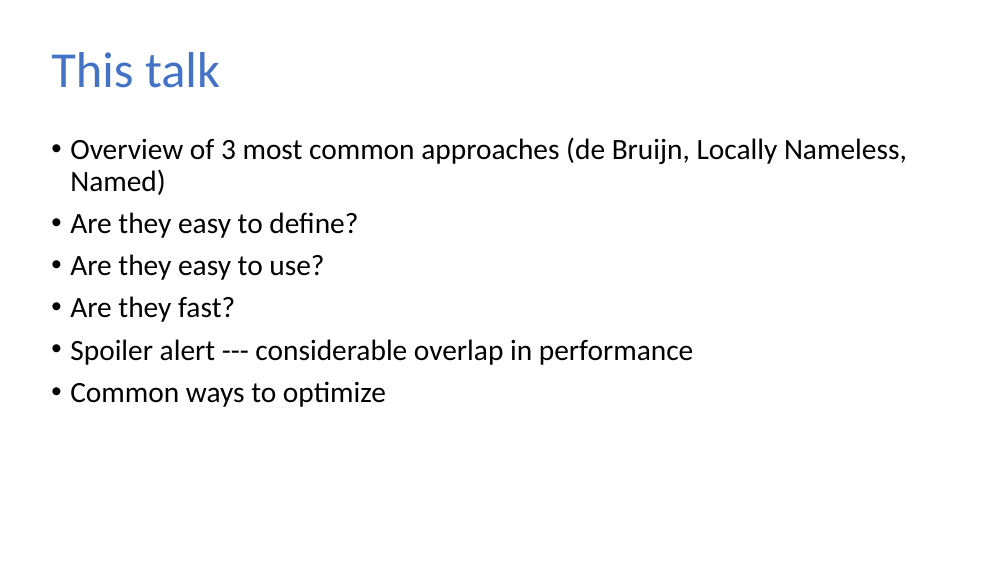
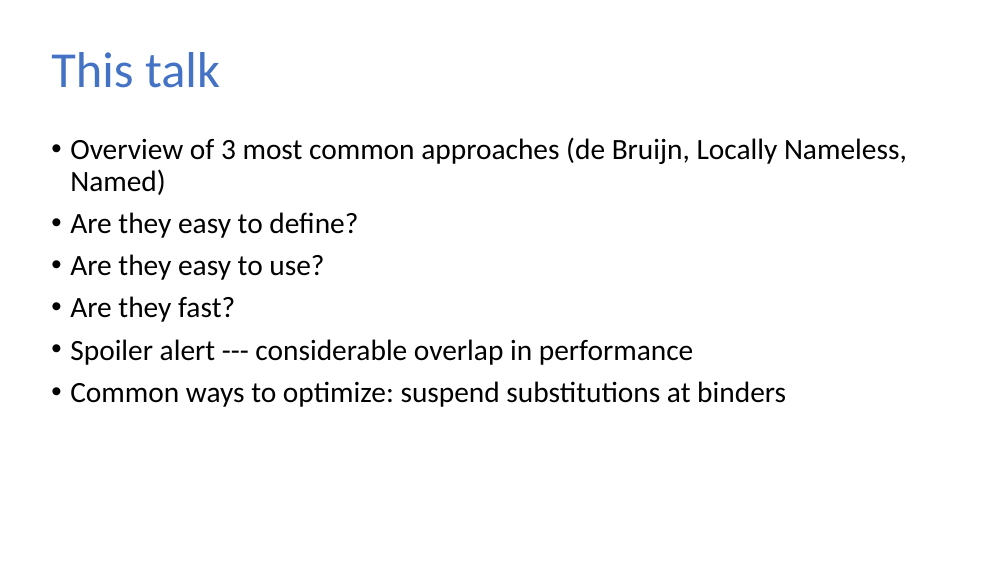
Before and after one commit to sweirich/lambda-n-ways, a slide deck: slide 9 of plclub-2021.pptx. Drawn at 1008x567 pixels with LibreOffice and Linux fonts; fonts in the diff are those of the drawing. Boxes give left, top, right and bottom in pixels: in the first picture for what was removed or moved away, otherwise in the second. Text is boxed around its words. In the diff, an @@ line names an element or a change of style, - is before the commit and + after.

```diff
--- a/plclub-2021.pptx
+++ b/plclub-2021.pptx
@@ text at (70,381,786,407): text changed @@
-• Common ways to optimize
+• Common ways to optimize: suspend substitutions at binders
```
Also in this commit, not shown: 10 other slides changed, 7 other files.
